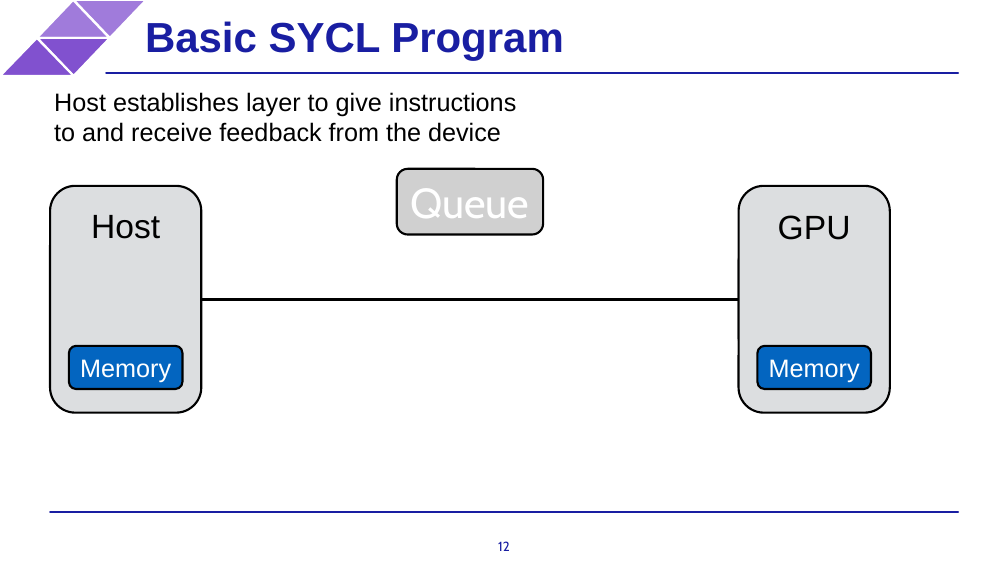
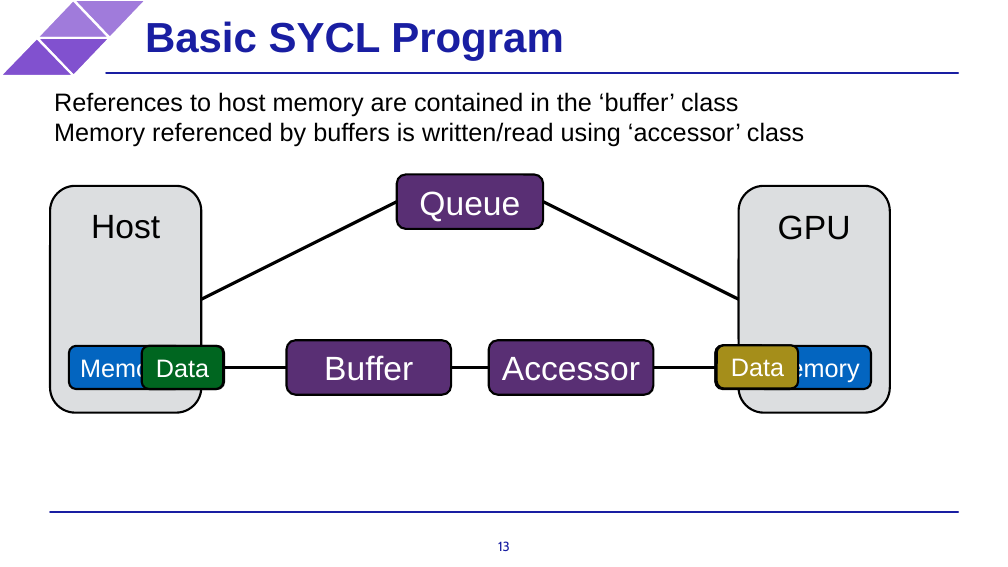
Before and after one commit to BenjaminMFindley/Reconfig-2-SYCL-DPCPP, a slide deck: slide 13 of Slides/SYCL intro.pptx (slide 12 before the commit). Drawn at 1008x567 pixels with LibreOffice and Linux fonts; fonts in the diff are those of the drawing; grey boxes stand for pictures; background and template pictures are left out. Boxes give left, top, right and bottom in pixels: in the first picture for what was removed or moved away, otherwise in the second. Text is boxed around its words. In the diff, an @@ line names an element or a change of style, - is before the commit and + after.

```diff
--- a/Slides/SYCL intro.pptx
+++ b/Slides/SYCL intro.pptx
@@ text at (54, 92, 804, 147): text changed @@
-Host establishes layer to give instructions to and receive feedback from the device
+References to host memory are contained in the ‘buffer’ class
+Memory referenced by buffers is written/read using ‘accessor’ class
@@ picture removed at (397, 169, 544, 234) @@
-Queue
@@ rounded rectangle added at (397, 175, 544, 229), fill #592F74, outline #000000 2 pt, 32 pt, text #FFFFFF @@
+Queue
@@ line added from (397, 202) to (201, 299), #000000 3 pt @@
@@ line added from (543, 202) to (739, 299), #000000 3 pt @@
@@ line removed from (201, 299) to (739, 299) @@
@@ rounded rectangle added at (141, 346, 223, 389), fill #006620, outline #000000 2 pt, 24 pt, text #FFFFFF @@
+Data
@@ rounded rectangle added at (143, 346, 225, 389), fill #006620, outline #000000 2 pt, 24 pt, text #FFFFFF @@
+Data
@@ rounded rectangle added at (287, 340, 451, 395), fill #592F74, outline #000000 2 pt, 32 pt, text #FFFFFF @@
+Buffer
@@ rounded rectangle added at (489, 340, 654, 395), fill #592F74, outline #000000 2 pt, 32 pt, text #FFFFFF @@
+Accessor
@@ rounded rectangle added at (715, 346, 797, 389), fill #A58E1A, outline #000000 2 pt, 24 pt, text #FFFFFF @@
+Data
@@ rounded rectangle added at (715, 346, 797, 389), fill #A58E1A, outline #000000 2 pt, 24 pt, text #FFFFFF @@
+Data
@@ rounded rectangle added at (717, 346, 799, 389), fill #A58E1A, outline #000000 2 pt, 24 pt, text #FFFFFF @@
+Data
@@ line added from (182, 368) to (287, 368), #000000 3 pt @@
@@ line added from (451, 368) to (489, 368), #000000 3 pt @@
@@ line added from (653, 368) to (758, 368), #000000 3 pt @@
@@ page number at (498, 541, 510, 551): text changed @@
-12
+13
```
Also in this commit, not shown: 4 other slides changed, 1 slide added, 1 slide removed.
